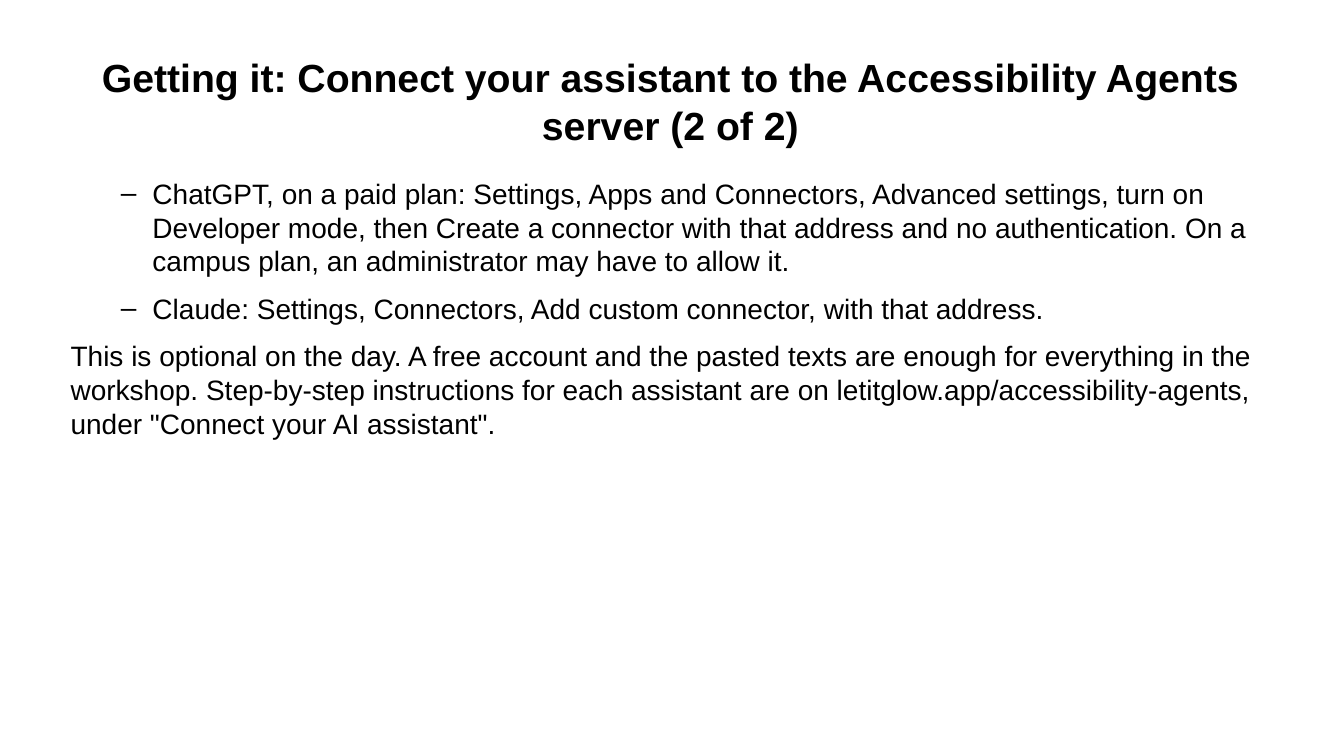
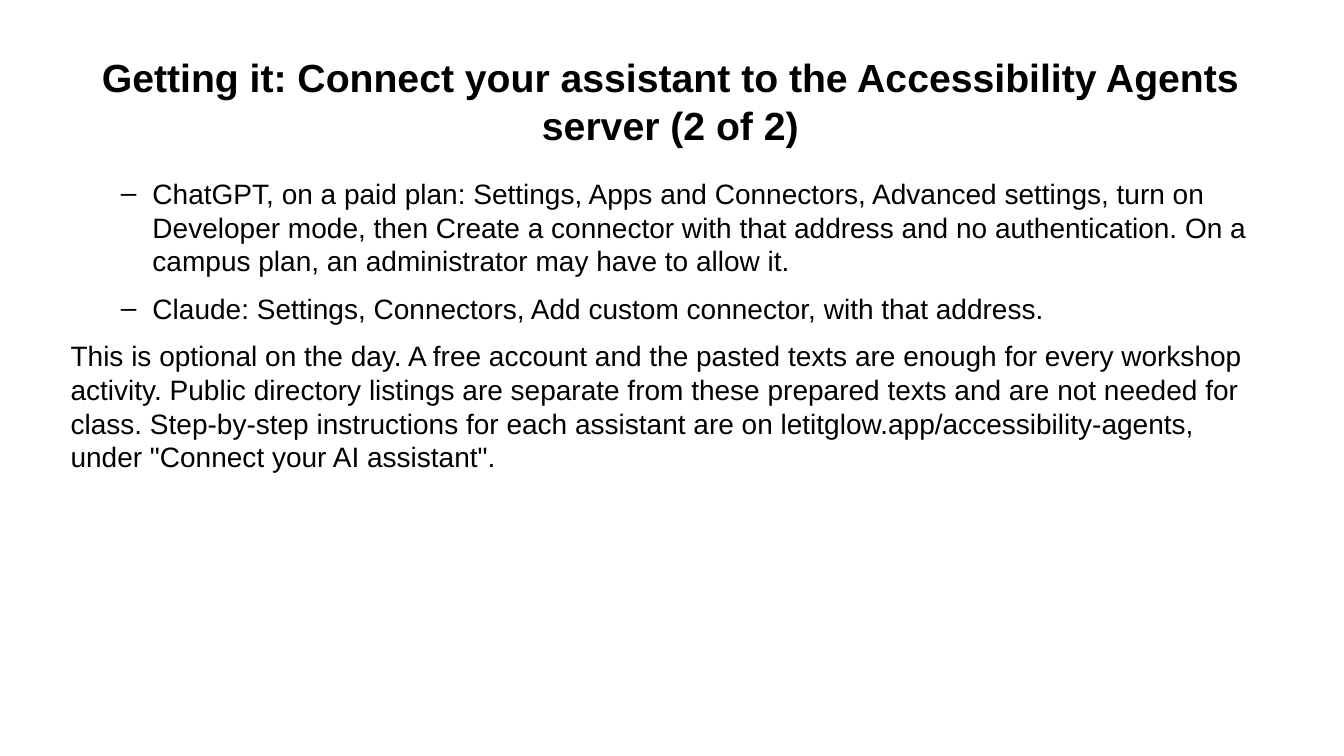
Before and after one commit to Community-Access/glow, a slide deck: slide 20 of docs/ahg-2026/kit/accessibility-agents.pptx. Drawn at 1344x756 pixels with LibreOffice and Linux fonts; fonts in the diff are those of the drawing. Boxes give left, top, right and bottom in pixels: in the first picture for what was removed or moved away, otherwise in the second. Text is boxed around its words. In the diff, an @@ line names an element or a change of style, - is before the commit and + after.

```diff
--- a/docs/ahg-2026/kit/accessibility-agents.pptx
+++ b/docs/ahg-2026/kit/accessibility-agents.pptx
@@ text at box(71, 345, 1241, 472): text changed @@
-This is optional on the day. A free account and the pasted texts are enough for everything in the workshop. Step-by-step instructions for each assistant are on letitglow.app/accessibility-agents, under "Connect your AI assistant".
+This is optional on the day. A free account and the pasted texts are enough for every workshop activity. Public directory listings are separate from these prepared texts and are not needed for class. Step-by-step instructions for each assistant are on letitglow.app/accessibility-agents, under "Connect your AI assistant".
```
Also in this commit, not shown: 9 other slides changed, 1 slide added, 1 slide removed, 18 other files.
